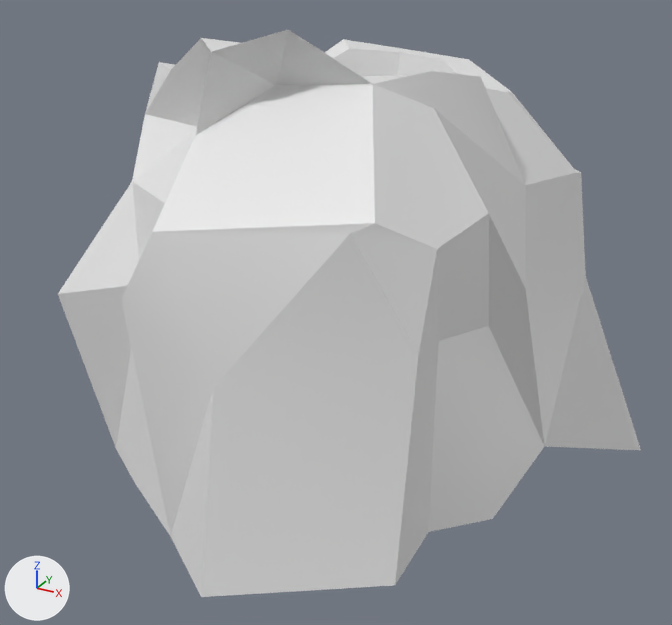
What one commit did to the Blender file Assets/Blender Objects/LargeErruptor.blend.
One viewpoint serves both versions: a 50 mm camera at (2.256, -4.162, 1.443) aimed at (0.072, -0.192, -0.542). Lighting does not change. The marker at lower left points along +X, +Y and +Z.
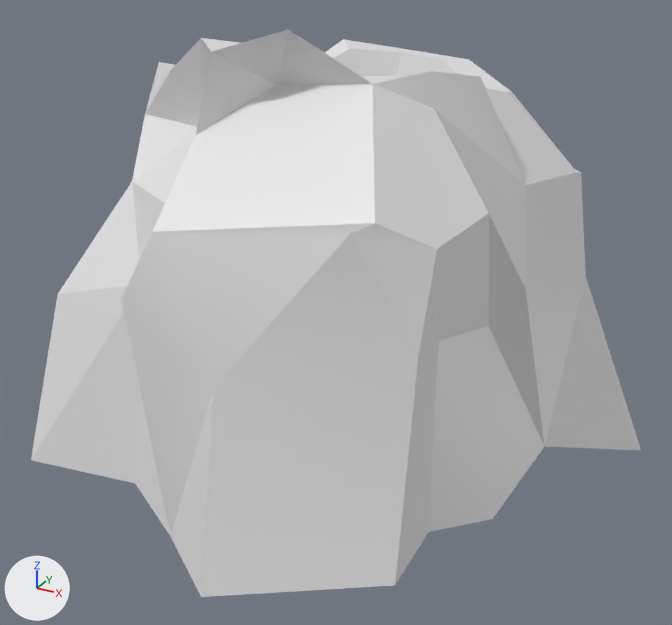
Location of each change, (x1, y1, x2, y2) in pixels of the pictures (672 x 625 px; the box of a moved part takes in the faces that stretch with it):
'Plane', reshaped: before (58, 30, 641, 597); after (31, 30, 641, 597)
part 1 of me_plane, moved or reshaped: before (58, 286, 138, 482); after (31, 286, 138, 483)

The change, as a diff of the scene's bpy script:
```diff
--- a/Assets/Blender Objects/LargeErruptor.blend.py
+++ b/Assets/Blender Objects/LargeErruptor.blend.py
@@ me_plane @@
 me_plane.from_pydata(...)  # 113 vertices, 144 faces; spans x -0.98..1.44, y -1.58..1.54, z -1.38..1.6
 # used by ob_plane; location = (0.0, 0.0, 0.0); rotation_euler = (0.0, 1.571, 0.0), in degrees (0, 90, 0)
-me_plane.vertices[9].co = (1.41, -0.77, -1.04)  # pixel (116, 449)
+# me_plane part 1
+me_plane.vertices[9].co = (1.41, -1.08, -1.39)  # pixel (30, 460)
```
